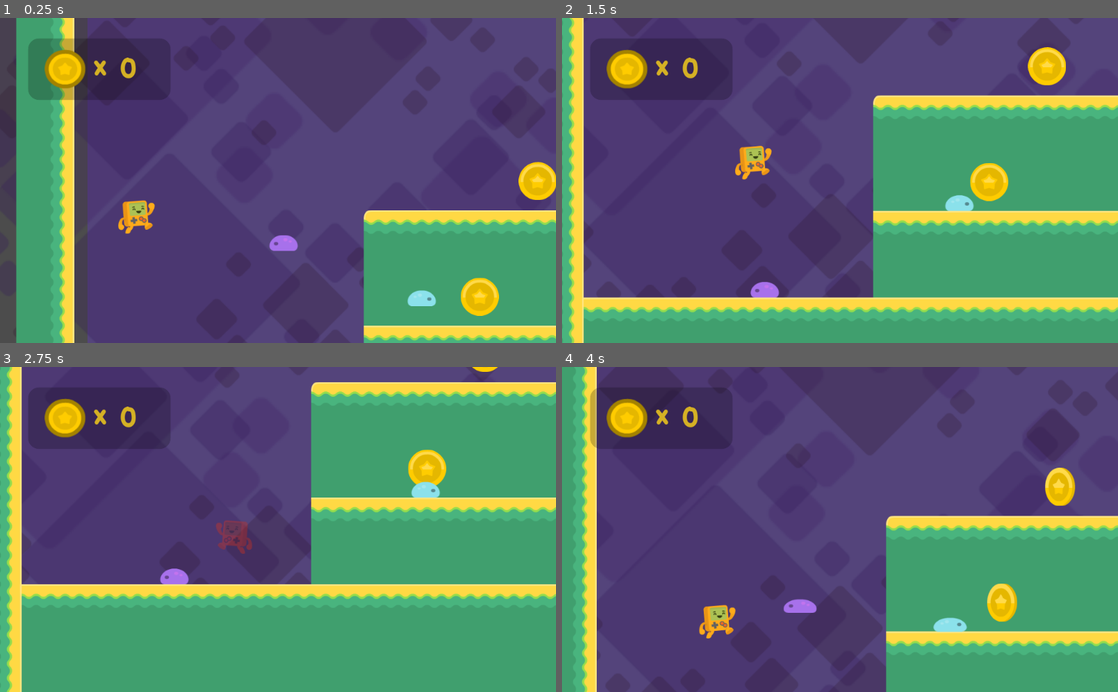
Above: before the commit, frames 1-4 (two rows, left to right).
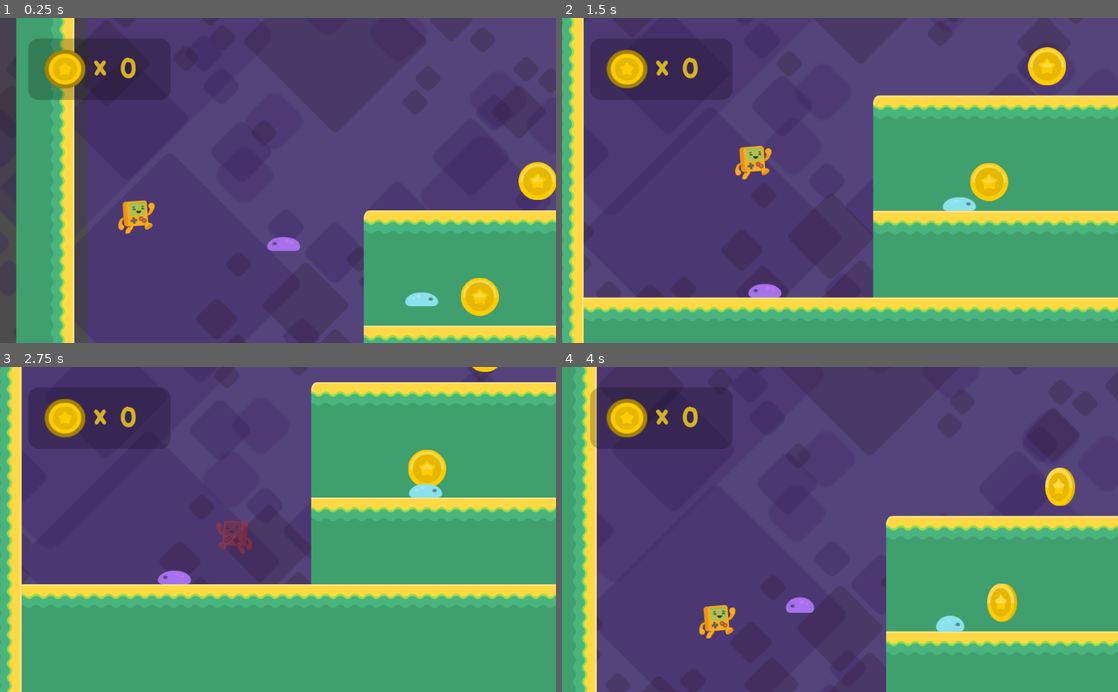
Above: after the commit, the same moments.

Repository: nkpresh/platforme-Game
Game: Godot game, scene res://Level1.tscn
The game is run twice, just before and just after one commit, with the same random seed, the same clock (stepped at 60 frames per second) and the same inputs.
Inputs:
- Up to frame 1 (0.25 s): no input
- Up to frame 2 (1.5 s): hold Right (right) from 0.53 s (still down); tap Up (jump) at 0.77 s
- Up to frame 3 (2.75 s): tap Up (jump) at 1.52 s; release Right (right) at 2.03 s; hold Left (left) from 2.03 s (still down)
- Up to frame 4 (4 s): release Left (left) at 2.78 s; hold Right (right) from 2.78 s (still down); tap Up (jump) at 3.02, 3.77 s

The runs differ from the first frame. In frame 1, 0.1% of the frame differs, in the area x 48-79%, y 66-89%; in frame 2, 0.1%; in frame 3, 0.1%, in the area x 28-80%, y 35-67%; in frame 4, 0.1%.

Commit message:
I don't get it

Diff:
--- a/Level1.tscn
+++ b/Level1.tscn
@@ -64,7 +64,7 @@
 collision_layer = 2
 collision_mask = 49
 format = 1
-tile_data = PoolIntArray( -524308, -1610612736, 0, -524307,  …(1938 unchanged characters)… 0612736, 0, 262125, -1610612734, 0, 196631, 6, 0, 196632, 2, 0, 196633, 2, 0, 196634, 2, 0, 196635, 2, 0, 196636, 2, 0, 196637, 2, 0, 196638, 2, 0, 196639, 5, 0, 196654, 6, 0, 196655, 2, 0, 196656, 2, 0, 196657, 5, 0, 196714, 6, 0, 196715, 2, 0, 196716, 5, 0, 196746, 6, 0, 196747, 2, 0, 196748, 2, 0, 196749, 2, 0, 196750, 2, 0, 196751, 2, 0, 196752, 2, 0, 196753, 2, 0, 196754, 2, 0, 196755, 2, 0, 196756, 5, 0, 196767, 6, 0, 196768, 2, 0, 196769, 2, 0, 196770, 5, 0, 196785, -1610612731, 0, 327660, -1610612736, 0, 327661, -1610612734, 0, 262154, 6, 0, 262155, 2, 0, 262156, 2, 0, 262157, 5, 0, 262214, 6, 0, 262215, 2, 0, 2622 …(12074 unchanged characters)…
+tile_data = PoolIntArray( -524308, -1610612736, 0, -524307,  …(1938 unchanged characters)… 0612736, 0, 262125, -1610612734, 0, 196619, 6, 0, 196620, 2, 0, 196621, 5, 0, 196631, 6, 0, 196632, 2, 0, 196633, 2, 0, 196634, 2, 0, 196635, 2, 0, 196636, 2, 0, 196637, 2, 0, 196638, 2, 0, 196639, 5, 0, 196654, 6, 0, 196655, 2, 0, 196656, 2, 0, 196657, 5, 0, 196714, 6, 0, 196715, 2, 0, 196716, 5, 0, 196746, 6, 0, 196747, 2, 0, 196748, 2, 0, 196749, 2, 0, 196750, 2, 0, 196751, 2, 0, 196752, 2, 0, 196753, 2, 0, 196754, 2, 0, 196755, 2, 0, 196756, 5, 0, 196767, 6, 0, 196768, 2, 0, 196769, 2, 0, 196770, 5, 0, 196785, -1610612731, 0, 327660, -1610612736, 0, 327661, -1610612734, 0, 262149, 6, 0, 262150, 2, 0, 262151, 2, 0, 262152, 5, 0, 262214, 6, 0, 262215, 2, 0, 2622 …(12074 unchanged characters)…
 
 [node name="ParallaxBackground" type="ParallaxBackground" parent="."]
 
@@ -182,12 +182,15 @@
 position = Vector2( 128, -256 )
 
 [node name="Coin3" parent="coins" instance=ExtResource( 6 )]
-position = Vector2( 1024, 0 )
+position = Vector2( 742.049, -57.1533 )
 
 [node name="enemies" type="Node" parent="."]
 
 [node name="enemy" parent="enemies" instance=ExtResource( 10 )]
 position = Vector2( -677.159, 34.489 )
+
+[node name="enemy3" parent="enemies" instance=ExtResource( 10 )]
+position = Vector2( 413.486, 139.914 )
 
 [node name="enemy2" parent="enemies" instance=ExtResource( 10 )]
 position = Vector2( -396.909, 157.238 )
--- a/enemy.tscn
+++ b/enemy.tscn
@@ -37,6 +37,7 @@
 scale = Vector2( 1.29696, 1.03095 )
 frames = SubResource( 2 )
 animation = "crawl"
+frame = 1
 playing = true
 offset = Vector2( 4.48936, 16.1877 )
 
Not shown, changed: logs/godot.log
Not shown, added: logs/godot_2021-03-25_21-14-41.log
Not shown, added: logs/godot_2021-03-25_21-18-15.log
